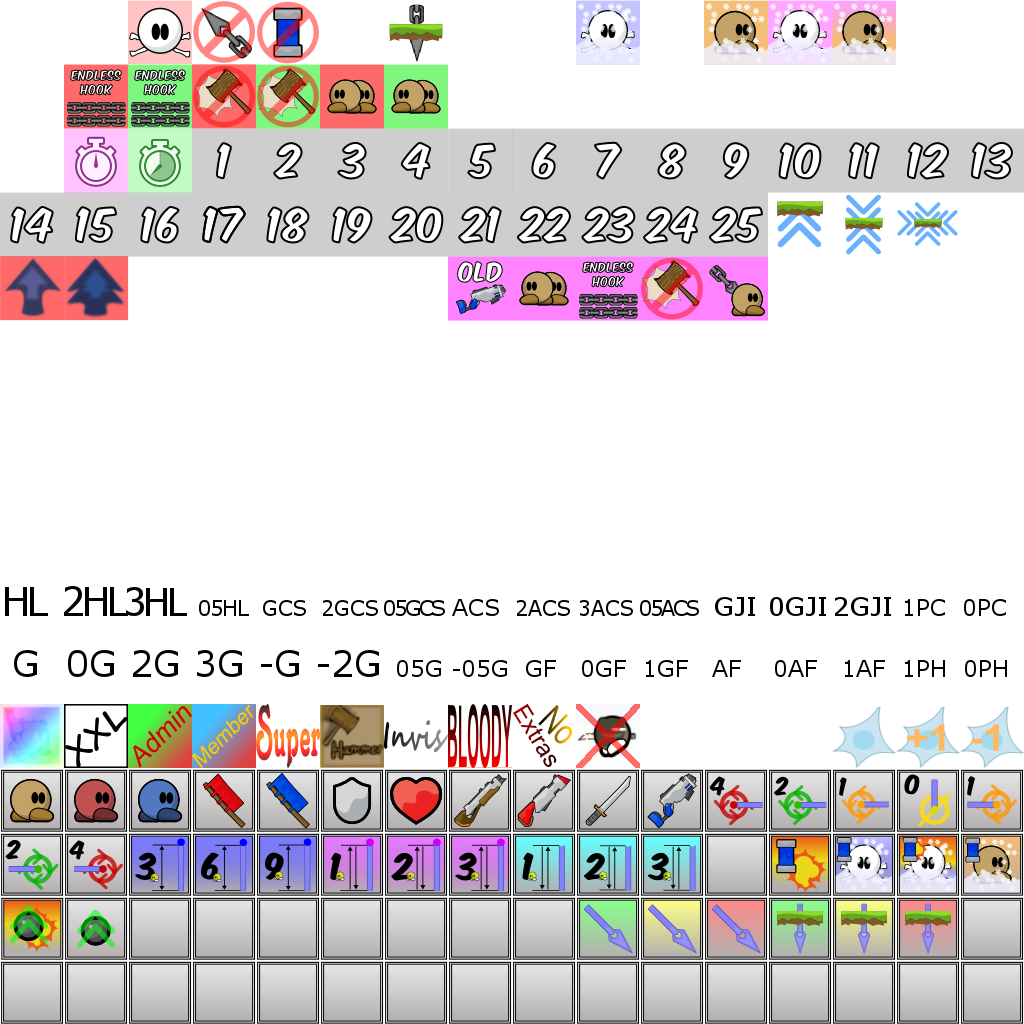
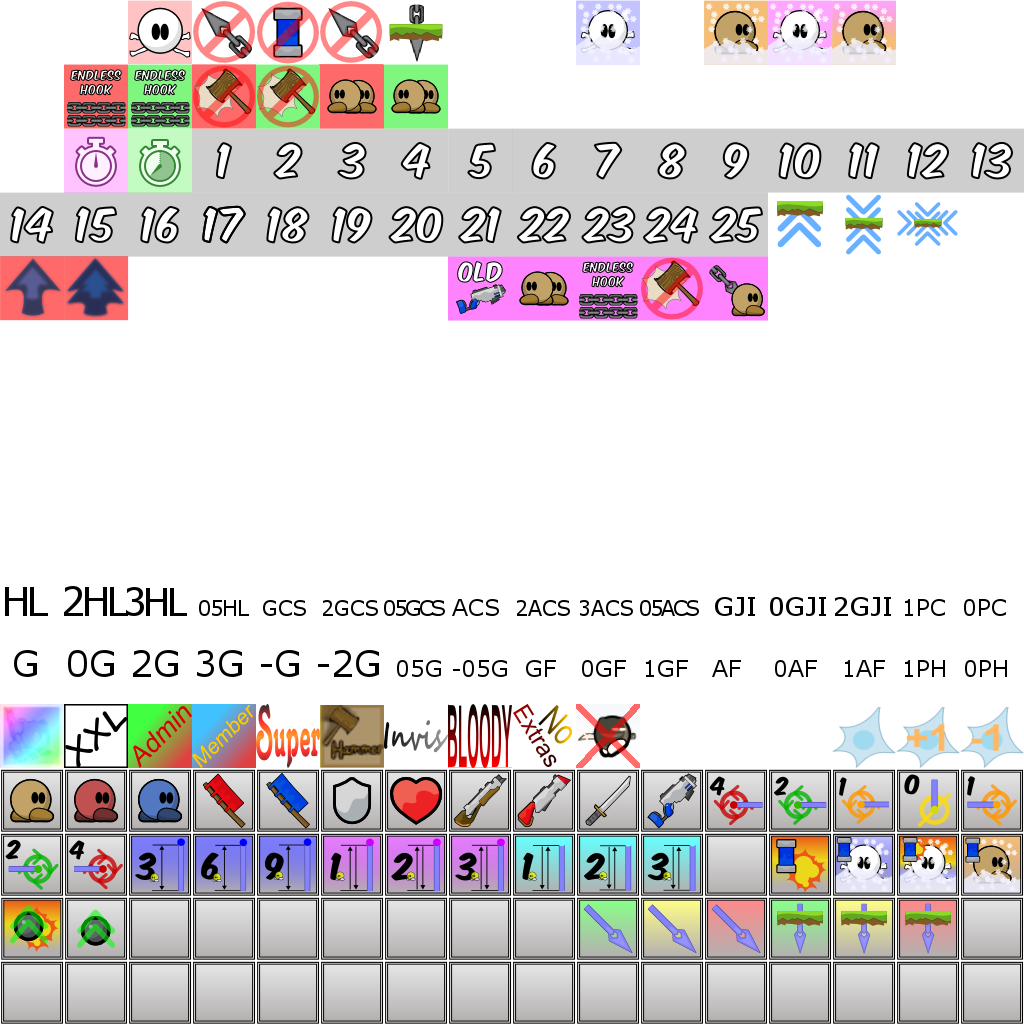
The second 1024 x 1024 image is a revision of the first. Changes to its layers:
added layer "entities.png copy" above "entities.png" over [319, 1, 384, 65]
